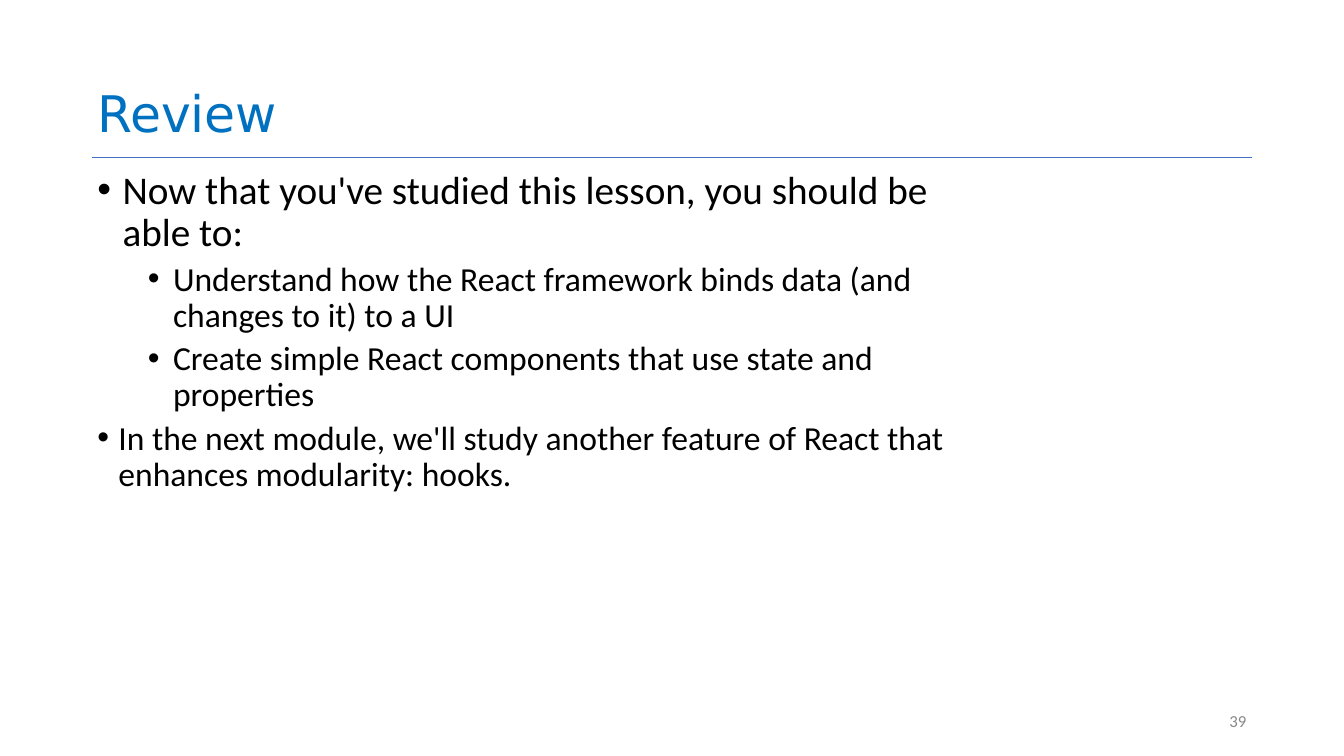
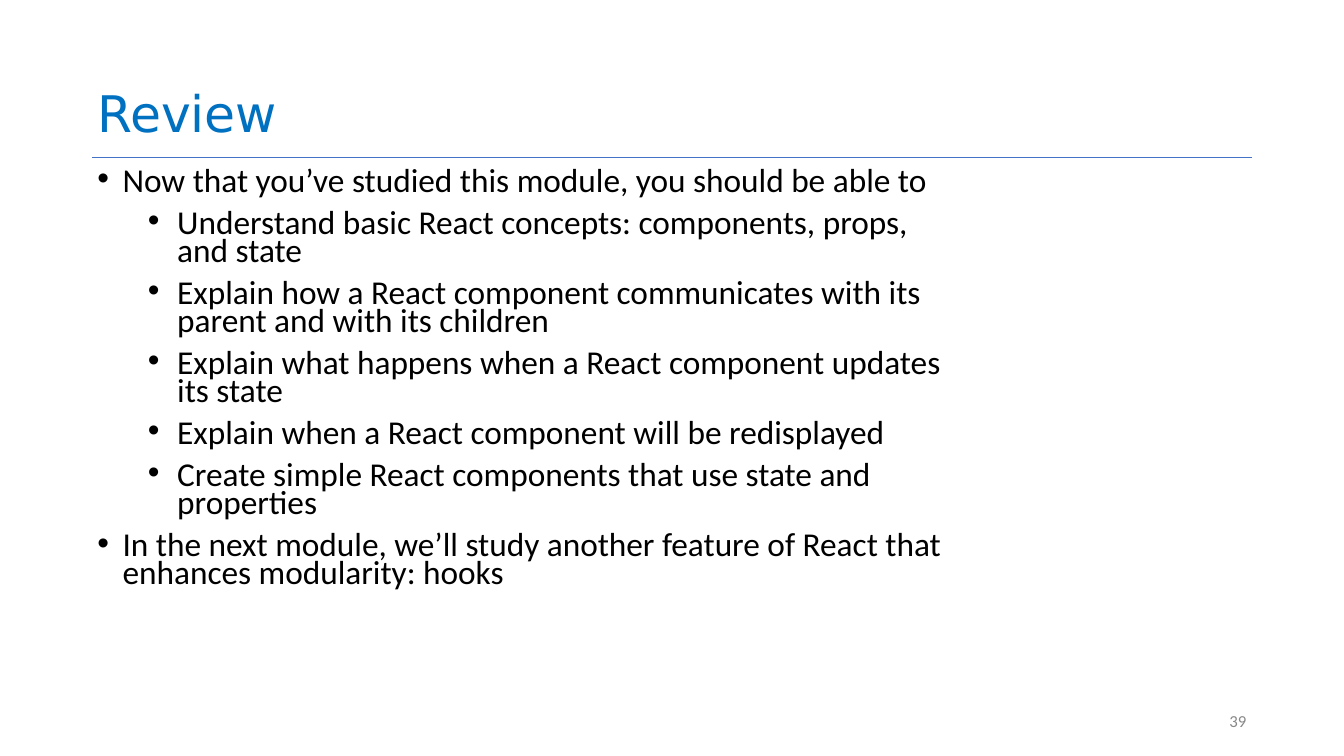
Before and after one commit to neu-se/CS4530-Fall-2026, a slide deck: slide 39 of Slides/Module 05 React Basics.pptx. Drawn at 1344x756 pixels with LibreOffice and Linux fonts; fonts in the diff are those of the drawing. Boxes give left, top, right and bottom in pixels: in the first picture for what was removed or moved away, otherwise in the second. Text is boxed around its words. In the diff, an @@ line names an element or a change of style, - is before the commit and + after.

```diff
--- a/Slides/Module 05 React Basics.pptx
+++ b/Slides/Module 05 React Basics.pptx
@@ text at (123, 168, 940, 450): text changed; size 24 to 23.8 pt @@
-• Now that you've studied this lesson, you should be able to:
-  • Understand how the React framework binds data (and changes to it) to a UI
+• Now that you’ve studied this module, you should be able to
+  • Understand basic React concepts: components, props, and state
+  • Explain how a React component communicates with its parent and with its children
+  • Explain what happens when a React component updates its state
+  • Explain when a React component will be redisplayed
@@ text at (177, 463, 871, 520): size 24 to 23.8 pt in "Create simple React components that use state ..."; indent changed; line spacing 0.9 to 0.7; more space between paragraphs @@
@@ text at (123, 532, 940, 590): text changed; size 24 to 23.8 pt @@
-• In the next module, we'll study another feature of React that enhances modularity: hooks.
+• In the next module, we’ll study another feature of React that enhances modularity: hooks
```
Also in this commit, not shown: 14 other slides changed, 3 other files.
